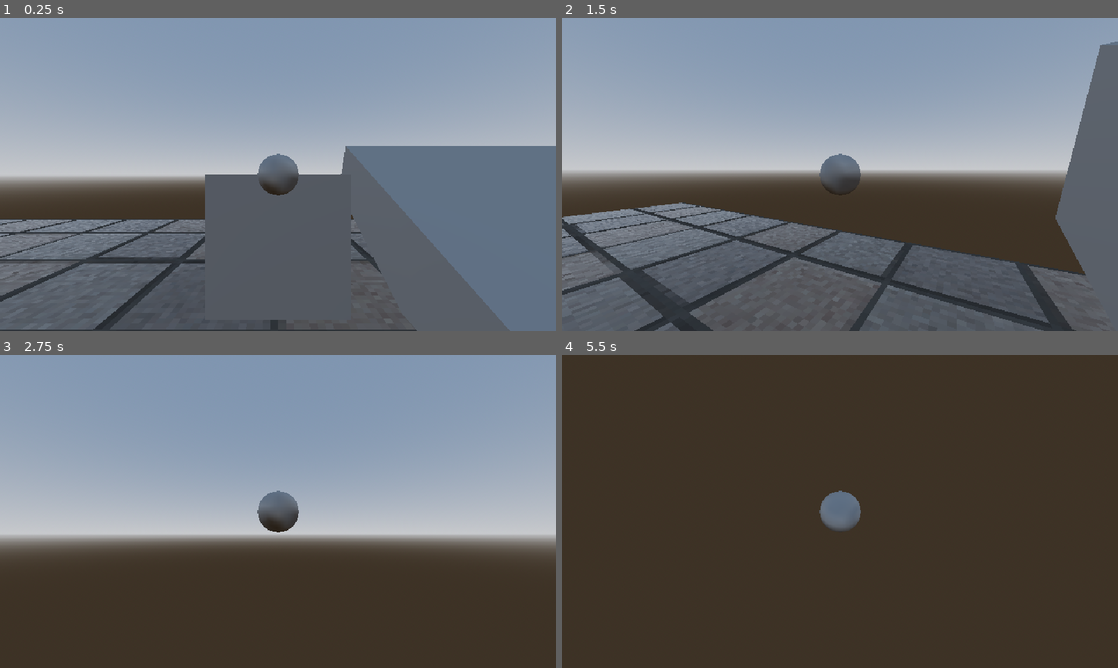
Above: before the commit, frames 1-4 (two rows, left to right).
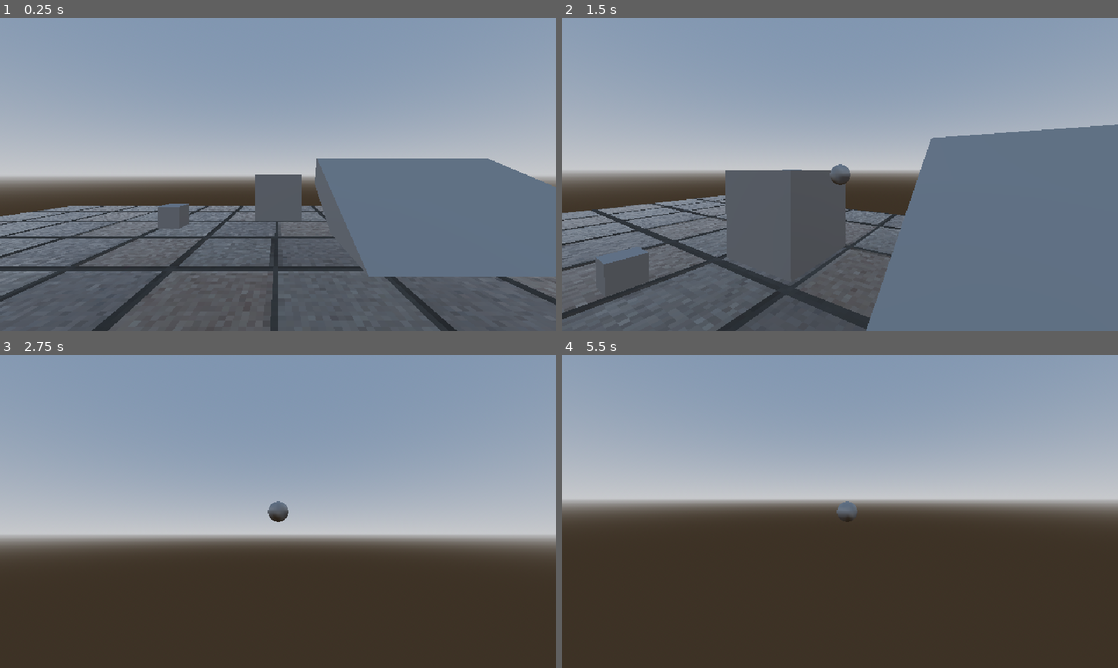
Above: after the commit, the same moments.

Repository: nulture/the_archives
Game: Godot game, scene res://scenes/world.tscn
Two runs of this game, one before a commit and one after it. Both use one fixed random seed, a clock stepped at 60 frames per second and the inputs below.
Inputs (mouse positions are in pixels of both pictures, inside the frame that each line leads up to):
- Up to frame 1 (0.25 s): no input
- Up to frame 2 (1.5 s): move the mouse to (867, 174) at 0.52 s; press the mouse at (867, 174) at 0.53 s; hold W (walk_forward) from 0.53 s (still down); tap Space (jump) at 0.77 s; right-click (867, 174) at 0.8 s; move the mouse to (812, 174) at 1.27 s; release the mouse at (812, 174) at 1.28 s; right-click (812, 174) at 1.35 s; click (812, 174) at 1.42 s
- Up to frame 3 (2.75 s): keep holding W (walk_forward); tap Space (jump) at 1.52 s; tap Ctrl (hand_modifier, bound only after the commit) at 1.55 s; move the mouse to (289, 505) at 2.02 s; hold Ctrl (hand_modifier, bound only after the commit) from 2.03 s (still down); click (289, 505) at 2.3 s
- Up to frame 4 (5.5 s): tap Enter at 2.75, 4.25 s; move the mouse to (834, 517) at 2.77 s; release Ctrl (hand_modifier, bound only after the commit) at 2.78 s; click (834, 517) at 2.85 s; tap Space (jump) at 3.02, 3.5, 3.77, 4.52, 5 s; right-click (834, 517) at 3.05 s; move the mouse to (878, 514) at 3.52 s; hold Right mouse button (hand_right) 3.53-4.28 s; click (878, 514) at 3.67 s; tap Ctrl (hand_modifier, bound only after the commit) at 3.8 s; tap Escape (ui_cancel) at 4.15 s; move the mouse to (673, 464) at 4.27 s; release W (walk_forward) at 4.28 s; hold A (strafe_left) 4.28-5.03 s; tap Shift (sprint) at 4.35 s; click (673, 464) at 4.55 s; move the mouse to (845, 511) at 5.02 s; hold W (walk_forward) from 5.03 s (still down); hold Ctrl (hand_modifier, bound only after the commit) from 5.03 s (still down); click (845, 511) at 5.17 s; right-click (845, 511) at 5.3 s

The runs differ from the first frame. In frame 1, 16% of the frame differs, in the area x 0-100%, y 40-100%; in frame 2, 38%; in frame 3, 0.6%; in frame 4, 51%, in the area x 0-100%, y 0-57%.

Commit message:
Added hands rotation

Diff:
--- a/project.godot
+++ b/project.godot
@@ -109,6 +109,11 @@
 , Object(InputEventJoypadMotion,"resource_local_to_scene":false,"resource_name":"","device":-1,"axis":5,"axis_value":1.0,"script":null)
 ]
 }
+hand_modifier={
+"deadzone": 0.5,
+"events": [Object(InputEventKey,"resource_local_to_scene":false,"resource_name":"","device":-1,"window_id":0,"alt_pressed":false,"shift_pressed":false,"ctrl_pressed":false,"meta_pressed":false,"pressed":false,"keycode":0,"physical_keycode":4194326,"key_label":0,"unicode":0,"location":0,"echo":false,"script":null)
+]
+}
 sprint={
 "deadzone": 0.5,
 "events": [Object(InputEventKey,"resource_local_to_scene":false,"resource_name":"","device":-1,"window_id":0,"alt_press …(195 unchanged characters)…
@@ -121,6 +126,13 @@
 ]
 }
 
+[layer_names]
+
+3d_physics/layer_1="default"
+3d_physics/layer_2="level"
+3d_physics/layer_3="pawn"
+3d_physics/layer_4="grabbable"
+
 [rendering]
 
 renderer/rendering_method="gl_compatibility"
--- a/scenes/cast_targeter.gd
+++ /dev/null
@@ -1,10 +0,0 @@
-
-@tool
-extends RayCast3D
-
-@export var target_node : Node3D
-
-
-# Called every frame. 'delta' is the elapsed time since the previous frame.
-func _process(delta: float) -> void:
-	target_position = target_node.position
--- a/scenes/player.tscn
+++ b/scenes/player.tscn
@@ -1,9 +1,8 @@
-[gd_scene load_steps=11 format=3 uid="uid://bowekhs5mnpfs"]
+[gd_scene load_steps=8 format=3 uid="uid://bowekhs5mnpfs"]
 
 [ext_resource type="Script" path="res://scripts/player.gd" id="1_g6rkt"]
 [ext_resource type="Script" path="res://scripts/hands.gd" id="2_dfmdk"]
-[ext_resource type="Script" path="res://scenes/cast_targeter.gd" id="4_j15pa"]
-[ext_resource type="Script" path="res://scenes/raycast_end.gd" id="5_pc0bj"]
+[ext_resource type="Script" path="res://scripts/hand.gd" id="3_nkha4"]
 
 [sub_resource type="CapsuleShape3D" id="CapsuleShape3D_4ojsg"]
 radius = 0.333
@@ -14,18 +13,13 @@
 [sub_resource type="SphereShape3D" id="SphereShape3D_77xbh"]
 radius = 0.15
 
-[sub_resource type="QuadMesh" id="QuadMesh_7fi61"]
-size = Vector2(0.25, 0.25)
-
-[sub_resource type="SphereMesh" id="SphereMesh_y7ix3"]
+[sub_resource type="SphereMesh" id="SphereMesh_e1wlp"]
 radius = 0.1
 height = 0.2
 
-[sub_resource type="BoxMesh" id="BoxMesh_sfe86"]
-size = Vector3(0.1, 0.1, 0.1)
-
 [node name="player" type="CharacterBody3D"]
-collision_layer = 2
+collision_layer = 4
+collision_mask = 3
 axis_lock_angular_x = true
 axis_lock_angular_y = true
 axis_lock_angular_z = true
@@ -37,6 +31,7 @@
 [node name="ledge_sensor" type="ShapeCast3D" parent="."]
 transform = Transform3D(1, 0, 0, 0, 1, 0, 0, 0, 1, 0, 0.7, -0.4)
 shape = SubResource("BoxShape3D_7cxpb")
+collision_mask = 3
 
 [node name="pov" type="Node3D" parent="."]
 transform = Transform3D(1, 0, 0, 0, 1, 0, 0, 0, 1, 0, 0.5, -0.158843)
@@ -44,48 +39,30 @@
 [node name="camera" type="Camera3D" parent="pov"]
 current = true
 
-[node name="hands_controller" type="Node" parent="pov/camera" node_paths=PackedStringArray("cast", "hand_right", "target_node")]
+[node name="hands_controller" type="Node" parent="pov/camera" node_paths=PackedStringArray("hand_right")]
 script = ExtResource("2_dfmdk")
-cast = NodePath("../hand_cast")
 hand_right = NodePath("../arm_r/hand_r")
-target_node = NodePath("../target_r")
+mask = 10
 
 [node name="arm_r" type="Node3D" parent="pov/camera"]
 transform = Transform3D(1, 0, 0, 0, 1, 0, 0, 0, 1, 0.25, -0.1, 0)
 
-[node name="hand_r" type="Area3D" parent="pov/camera/arm_r"]
-monitorable = false
+[node name="hand_r" type="AnimatableBody3D" parent="pov/camera/arm_r" node_paths=PackedStringArray("hands")]
+collision_layer = 0
+collision_mask = 0
+axis_lock_angular_x = true
+axis_lock_angular_y = true
+axis_lock_angular_z = true
+sync_to_physics = false
+script = ExtResource("3_nkha4")
+hands = NodePath("../../hands_controller")
 
 [node name="shape" type="CollisionShape3D" parent="pov/camera/arm_r/hand_r"]
 shape = SubResource("SphereShape3D_77xbh")
 
+[node name="grip_joint" type="Generic6DOFJoint3D" parent="pov/camera/arm_r/hand_r"]
+node_a = NodePath("..")
+
 [node name="preview_mesh" type="MeshInstance3D" parent="pov/camera/arm_r/hand_r"]
-mesh = SubResource("QuadMesh_7fi61")
+mesh = SubResource("SphereMesh_e1wlp")
 skeleton = NodePath("")
-
-[node name="interaction_label" type="Label3D" parent="pov/camera/arm_r/hand_r"]
-transform = Transform3D(1, 0, 0, 0, 1, 0, 0, 0, 1, 0, 0.2, 0)
-text = "Book"
-font_size = 12
-outline_size = 2
-
-[node name="target_r" type="Node3D" parent="pov/camera"]
-transform = Transform3D(1, 0, 0, 0, 1, 0, 0, 0, 1, 0, 0, -1)
-
-[node name="preview_mesh" type="MeshInstance3D" parent="pov/camera/target_r"]
-mesh = SubResource("SphereMesh_y7ix3")
-skeleton = NodePath("")
-
-[node name="hand_cast" type="RayCast3D" parent="pov/camera" node_paths=PackedStringArray("target_node")]
-target_position = Vector3(0, 0, -1)
-collision_mask = 17
-hit_from_inside = true
-script = ExtResource("4_j15pa")
-target_node = NodePath("../target_r")
-
-[node name="preview_mesh" type="Node3D" parent="pov/camera/hand_cast"]
-transform = Transform3D(1, 0, 0, 0, 1, 0, 0, 0, 1, 0, 0, -1)
-script = ExtResource("5_pc0bj")
-
-[node name="MeshInstance3D" type="MeshInstance3D" parent="pov/camera/hand_cast/preview_mesh"]
-mesh = SubResource("BoxMesh_sfe86")
--- a/scenes/raycast_end.gd
+++ /dev/null
@@ -1,14 +0,0 @@
-
-@tool
-extends Node3D
-
-# @export var cast_parent : RayCast3D
-@onready var cast_parent : RayCast3D = self.get_parent()
-
-# Called every frame. 'delta' is the elapsed time since the previous frame.
-func _process(delta: float) -> void:
-	# print(cast_parent.get_collision_point())
-	if cast_parent.is_colliding():
-		self.global_position = cast_parent.get_collision_point()
-	else:
-		self.position = cast_parent.target_position
--- a/scenes/world.tscn
+++ b/scenes/world.tscn
@@ -25,12 +25,19 @@
 
 [sub_resource type="BoxMesh" id="BoxMesh_6dohc"]
 
+[sub_resource type="BoxShape3D" id="BoxShape3D_kb7ba"]
+size = Vector3(0.4, 0.4, 0.4)
+
+[sub_resource type="BoxMesh" id="BoxMesh_20xoc"]
+size = Vector3(0.4, 0.4, 0.4)
+
 [node name="world" type="Node3D"]
 
 [node name="environment" type="WorldEnvironment" parent="."]
 environment = SubResource("Environment_kx60l")
 
 [node name="world_floor" type="StaticBody3D" parent="."]
+collision_layer = 3
 
 [node name="CollisionShape3D" type="CollisionShape3D" parent="world_floor"]
 shape = SubResource("WorldBoundaryShape3D_f88fs")
@@ -41,7 +48,7 @@
 
 [node name="StaticBody3D" type="StaticBody3D" parent="."]
 transform = Transform3D(1, 0, 0, 0, 1, 0, 0, 0, 1, 0, 1, -5)
-collision_layer = 17
+collision_layer = 19
 
 [node name="CollisionShape3D" type="CollisionShape3D" parent="StaticBody3D"]
 shape = SubResource("BoxShape3D_mqss7")
@@ -51,6 +58,7 @@
 
 [node name="StaticBody3D2" type="StaticBody3D" parent="."]
 transform = Transform3D(5.89036, 0, 0, 0, 0.890141, -2.1394, 0, 0.455685, 4.17914, 4.28234, 0.553404, -5.27885)
+collision_layer = 3
 
 [node name="CollisionShape3D" type="CollisionShape3D" parent="StaticBody3D2"]
 shape = SubResource("BoxShape3D_mqss7")
@@ -59,4 +67,15 @@
 mesh = SubResource("BoxMesh_6dohc")
 
 [node name="player" parent="." instance=ExtResource("2_musby")]
-transform = Transform3D(1, 0, 0, 0, 1, 0, 0, 0, 1, 0, 1.1441, -2.938)
+transform = Transform3D(1, 0, 0, 0, 1, 0, 0, 0, 1, 0, 1.1441, 0.062)
+
+[node name="pickup" type="RigidBody3D" parent="."]
+transform = Transform3D(1, 0, 0, 0, 1, 0, 0, 0, 1, -2, 1, -4)
+collision_layer = 8
+collision_mask = 15
+
+[node name="shape" type="CollisionShape3D" parent="pickup"]
+shape = SubResource("BoxShape3D_kb7ba")
+
+[node name="preview_mesh" type="MeshInstance3D" parent="pickup"]
+mesh = SubResource("BoxMesh_20xoc")
--- a/scripts/autoload.gd
+++ b/scripts/autoload.gd
@@ -33,9 +33,10 @@
 	if event.is_action_pressed("quit"):
 		self.get_tree().quit()
 	if event.is_action_pressed("ui_cancel"):
-		Input.mouse_mode = Input.MOUSE_MODE_VISIBLE
-	elif event is InputEventMouseButton and event.button_index == MOUSE_BUTTON_LEFT:
-		Input.mouse_mode = Input.MOUSE_MODE_CAPTURED
+		if Input.mouse_mode == Input.MOUSE_MODE_VISIBLE:
+			Input.mouse_mode = Input.MOUSE_MODE_CAPTURED
+		else:
+			Input.mouse_mode = Input.MOUSE_MODE_VISIBLE
 	# if event.is_action_pressed("fullscreen_exclusive"):
 	# 	self.is_fullscreen_exclusive = true
 	# 	self.is_fullscreen = not self.is_fullscreen
--- a/scripts/hand.gd
+++ b/scripts/hand.gd
@@ -1,38 +1,43 @@
-extends Area3D
 
-@onready var origin_node : Node3D = self.get_parent()
+class_name Hand extends CollisionObject3D
 
-@export var is_right_hand : bool
-@export var target_node : Node3D
+@export var hands : Hands
 
-var stored_position : Vector3
+@onready var grip_joint : Generic6DOFJoint3D = $grip_joint
 
-var _is_reaching : bool
-var is_reaching : bool :
-	get: return _is_reaching
+var mouse_input : Vector2
+
+var stored_collision_layer : int
+var stored_collision_mask : int
+var _grabbed_body : RigidBody3D
+var grabbed_body : RigidBody3D :
+	get: return _grabbed_body
 	set(value):
-		if _is_reaching == value: return
-		_is_reaching = value
+		if _grabbed_body == value: return
 
-		get_parent().remove_child(self)
-		if _is_reaching:
-			target_node.add_child(self)
-			position = stored_position
-		else:
-			origin_node.add_child(self)
-			stored_position = position
-			position = Vector3.ZERO
+		if _grabbed_body:
+			_grabbed_body.collision_layer = stored_collision_layer
+			_grabbed_body.collision_mask = stored_collision_mask
+
+		_grabbed_body = value
+		grip_joint.node_b = _grabbed_body.get_path() if _grabbed_body != null else ^""
+
+		if _grabbed_body:
+			stored_collision_layer = _grabbed_body.collision_layer
+			stored_collision_mask = _grabbed_body.collision_mask
+
+			_grabbed_body.collision_layer = 0
+			_grabbed_body.set_collision_mask_value(3, false)
+
+
+func _process(delta: float) -> void:
+	if hands.is_rotating:
+		self.global_rotate(hands.camera.global_basis.x, mouse_input.y * delta)
+		self.global_rotate(hands.camera.global_basis.y, mouse_input.x * delta)
+		# self.rotation += Vector3(mouse_input.y, mouse_input.x, 0.0) * delta
+	mouse_input = Vector2.ZERO
 
 
 func _input(event: InputEvent) -> void:
-	if is_right_hand:
-		pass
-		if event.is_action_pressed("hand_right"):
-			is_reaching = true
-		elif event.is_action_released("hand_right"):
-			is_reaching = false
-	else:
-		if event.is_action_pressed("hand_left"):
-			is_reaching = true
-		elif event.is_action_released("hand_left"):
-			is_reaching = false
+	if event is InputEventMouseMotion:
+		mouse_input = event.relative
--- a/scripts/hands.gd
+++ b/scripts/hands.gd
@@ -1,59 +1,99 @@
 
 class_name Hands extends Node
 
-@export var cast : RayCast3D
-@export var hand_right : Area3D
-@export var hand_left : Area3D
-@export var target_node : Node3D
+@export var hand_right : Hand
+@export var hand_left : Hand
+
+@export var arm_length := 2.0
+@export_flags_3d_physics var mask : int
 
 @onready var camera : Camera3D = self.get_parent()
-@onready var origins : Dictionary = {
-	hand_right: hand_right.get_parent(),
-	# hand_left : hand_left.get_parent(),
-}
 
-var hand_mouse_input : Vector2
+var _reached_body : RigidBody3D
 
-var _reaching_hand : Area3D
-var reaching_hand : Area3D :
-	get: return _reaching_hand
+var _is_reaching : bool
+var is_reaching : bool :
+	get: return _is_reaching
 	set(value):
-		if _reaching_hand == value: return
+		if _is_reaching == value: return
+		_is_reaching = value
 
-		if _reaching_hand:
-			_reaching_hand.get_parent().remove_child(_reaching_hand)
-			origins[_reaching_hand].add_child(_reaching_hand)
-			# stored_position = _reaching_hand.position
-			_reaching_hand.position = Vector3.ZERO
-		# else:
-			# target_node.position = Vector3.ZERO
+		if _is_reaching:
+			pass
+		else:
+			is_indexing = false
+			is_rotating = false
 
-		_reaching_hand = value
-		# target_node.position = target_node.position * Vector3.FORWARD
+var _is_indexing : bool
+var is_indexing : bool :
+	get: return _is_indexing
+	set(value):
+		if _is_indexing == value: return
+		_is_indexing = value
 
-		if _reaching_hand:
-			_reaching_hand.get_parent().remove_child(_reaching_hand)
-			camera.add_child(_reaching_hand)
-			_reaching_hand.global_position = target_node.global_position
+		Input.mouse_mode = Input.MOUSE_MODE_CONFINED_HIDDEN if _is_indexing else Input.MOUSE_MODE_CAPTURED
+
+		if _is_indexing:
+			hand_right.position = Vector3.ZERO
 
 
-var is_reaching : bool :
-	get: return _reaching_hand != null
+var _is_rotating : bool
+var is_rotating : bool :
+	get: return _is_rotating
+	set(value):
+		if _is_rotating == value: return
+		_is_rotating = value
+
+
+func _process(delta: float) -> void:
+	_reached_body = null
+	if is_reaching:
+		var mouse_position := get_viewport().get_mouse_position()
+		var space := camera.get_world_3d().direct_space_state
+		var rqp := PhysicsRayQueryParameters3D.new()
+		rqp.from = camera.global_position
+		rqp.to = rqp.from + camera.project_ray_normal(mouse_position) * arm_length
+		rqp.collision_mask = mask
+		var result := space.intersect_ray(rqp)
+
+		if not is_rotating:
+			if result.is_empty():
+				hand_right.global_position = rqp.to
+			else:
+				hand_right.global_position = result["position"]
+				if result["collider"] is RigidBody3D:
+					_reached_body = result["collider"]
 
 
 func _input(event: InputEvent) -> void:
 	if event.is_action_pressed("hand_right"):
-		reaching_hand = hand_right
+		is_reaching = true
 	elif event.is_action_released("hand_right"):
-		reaching_hand = null
+		is_reaching = false
 
-	if event is InputEventMouseMotion:
-		hand_mouse_input = event.relative
+	if is_reaching:
+		if event.is_action_pressed("hand_modifier"):
+			is_indexing = true
+		if event.is_action_released("hand_modifier"):
+			is_indexing = false
+
+		if event.is_action_pressed("hand_left"):
+			is_rotating = true
+			if hand_right.grabbed_body:
+				try_release()
+			else:
+				try_grab()
+		elif event.is_action_released("hand_left"):
+			is_rotating = false
 
 
-func _process(delta: float) -> void:
-	if reaching_hand:
-		reaching_hand.position += Vector3(hand_mouse_input.x, -hand_mouse_input.y, 0.0) * delta
-		reaching_hand.position = reaching_hand.position.limit_length()
-		# cast.target_position = reaching_hand.position
-	hand_mouse_input = Vector2.ZERO
+func try_grab() -> void:
+	if not _reached_body: return
+	hand_right.grabbed_body = _reached_body
+	hand_right.position *= 0.75
+
+
+func try_release() -> void:
+	if not hand_right.grabbed_body: return
+	hand_right.grabbed_body = null
+	hand_right.position *= 1.0 / 0.75
--- a/scripts/player.gd
+++ b/scripts/player.gd
@@ -53,7 +53,7 @@
 
 func _physics_process(delta: float) -> void:
 
-	if not hands.is_reaching:
+	if not hands.is_indexing and not hands.is_rotating:
 		var turn_axis := Input.get_vector("look_left", "look_right", "look_up", "look_down")
 		self.rotation += Vector3.UP * (turn_mouse_axis.x * mouse_turn_speed + turn_axis.x * turn_speed) * delta * -1.0
 		pov.rotation += Vector3.RIGHT * (turn_mouse_axis.y * mouse_turn_speed + turn_axis.y * turn_speed) * delta * -1.0
@@ -77,6 +77,7 @@
 
 	move_and_slide()
 
+
 func try_ledgegrab() -> void:
 	if is_ledgegrab_exhausted or is_on_floor() or self.velocity.y >= 0.0 or not ledge_sensor.is_colliding(): return
 	is_ledgegrab_exhausted = true
--- a/scripts/player_view.gd
+++ /dev/null
@@ -1,11 +0,0 @@
-extends Node3D
-
-
-# Called when the node enters the scene tree for the first time.
-func _ready() -> void:
-	pass # Replace with function body.
-
-
-# Called every frame. 'delta' is the elapsed time since the previous frame.
-func _process(delta: float) -> void:
-	pass
Not shown: 1 places in scenes/world.tscn that only renumber resources
